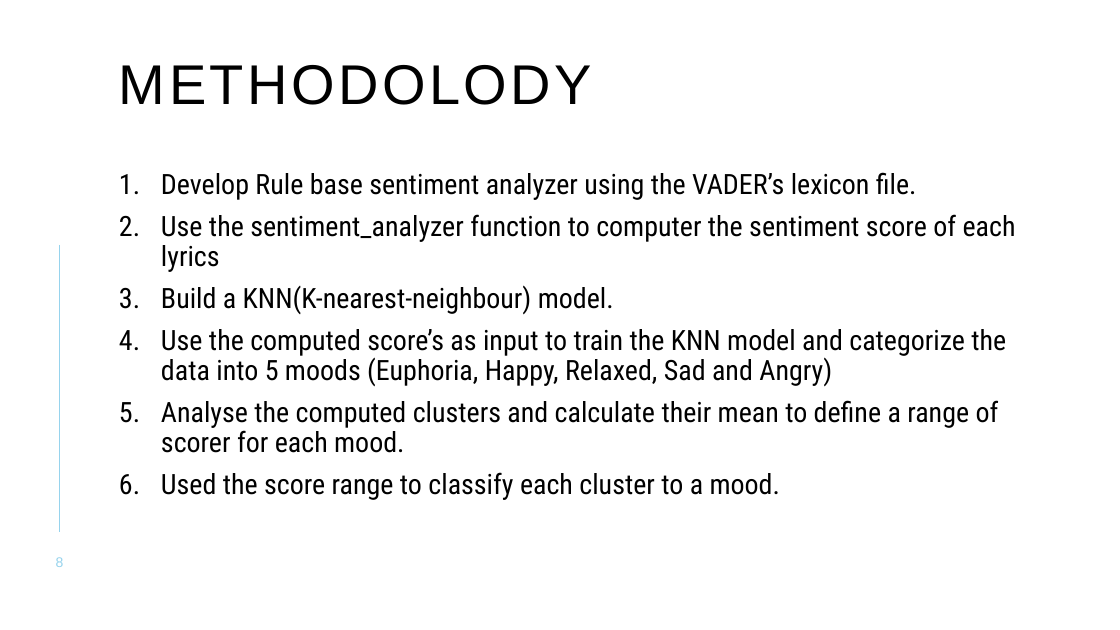
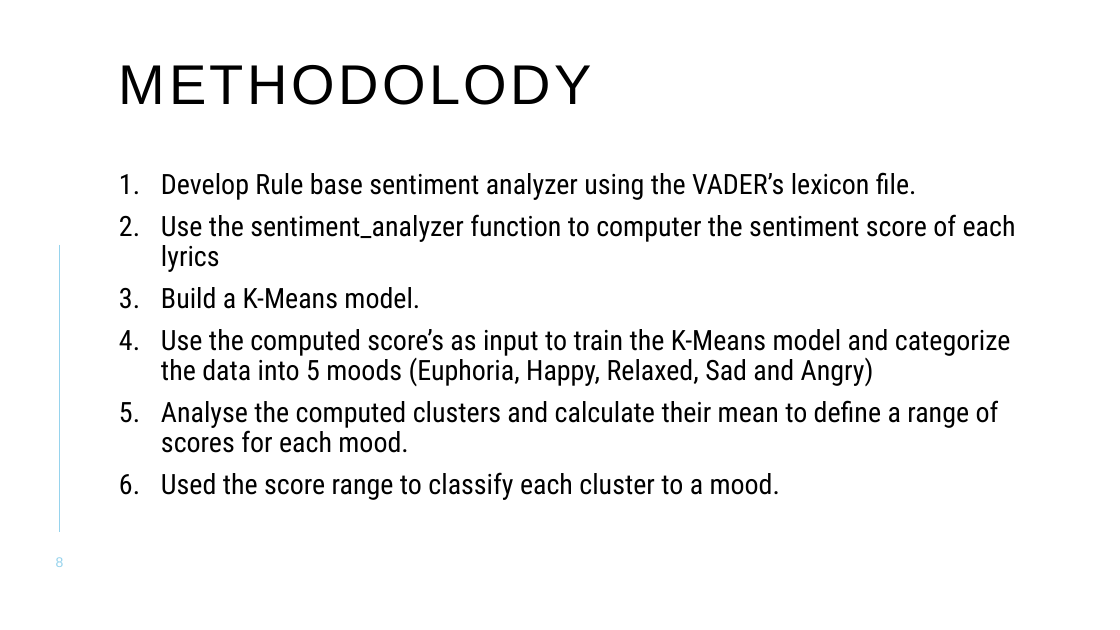
Before and after one commit to PratikshaAigal/AuctionSoftwareHackathon, a slide deck: slide 8 of PPT.pptx. Drawn at 1120x630 pixels with LibreOffice and Linux fonts; fonts in the diff are those of the drawing. Boxes give left, top, right and bottom in pixels: in the first picture for what was removed or moved away, otherwise in the second. Text is boxed around its words. In the diff, an @@ line names an element or a change of style, - is before the commit and + after.

```diff
--- a/PPT.pptx
+++ b/PPT.pptx
@@ text at (161,287,1011,453): text changed @@
-3. Build a KNN(K-nearest-neighbour) model.
-4. Use the computed score’s as input to train the KNN model and categorize the data into 5 moods (Euphoria, Happy, Relaxed, Sad and Angry)
-5. Analyse the computed clusters and calculate their mean to define a range of scorer for each mood.
+3. Build a K-Means model.
+4. Use the computed score’s as input to train the K-Means model and categorize the data into 5 moods (Euphoria, Happy, Relaxed, Sad and Angry)
+5. Analyse the computed clusters and calculate their mean to define a range of scores for each mood.
```
Also in this commit, not shown: 7 other slides changed.
